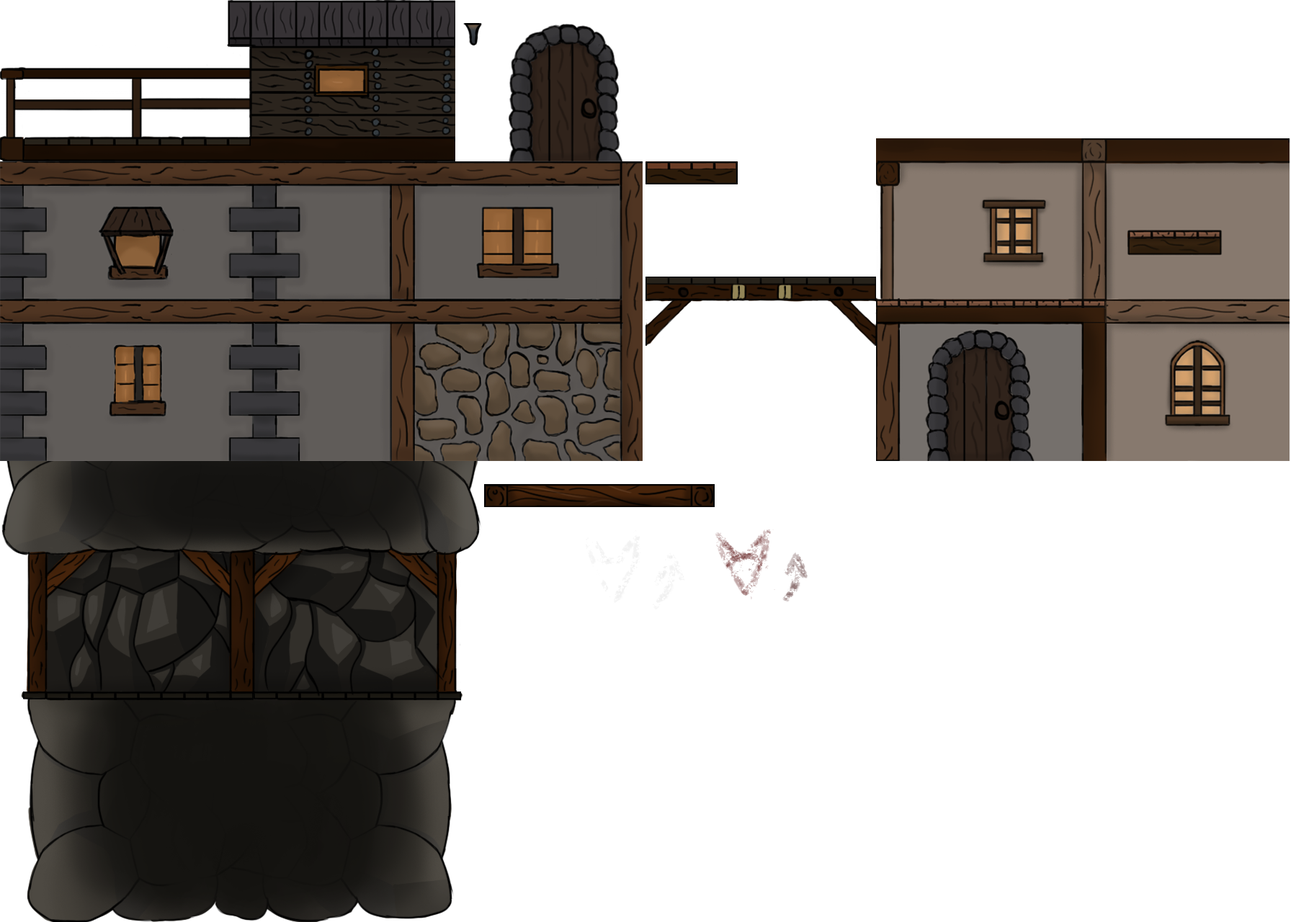
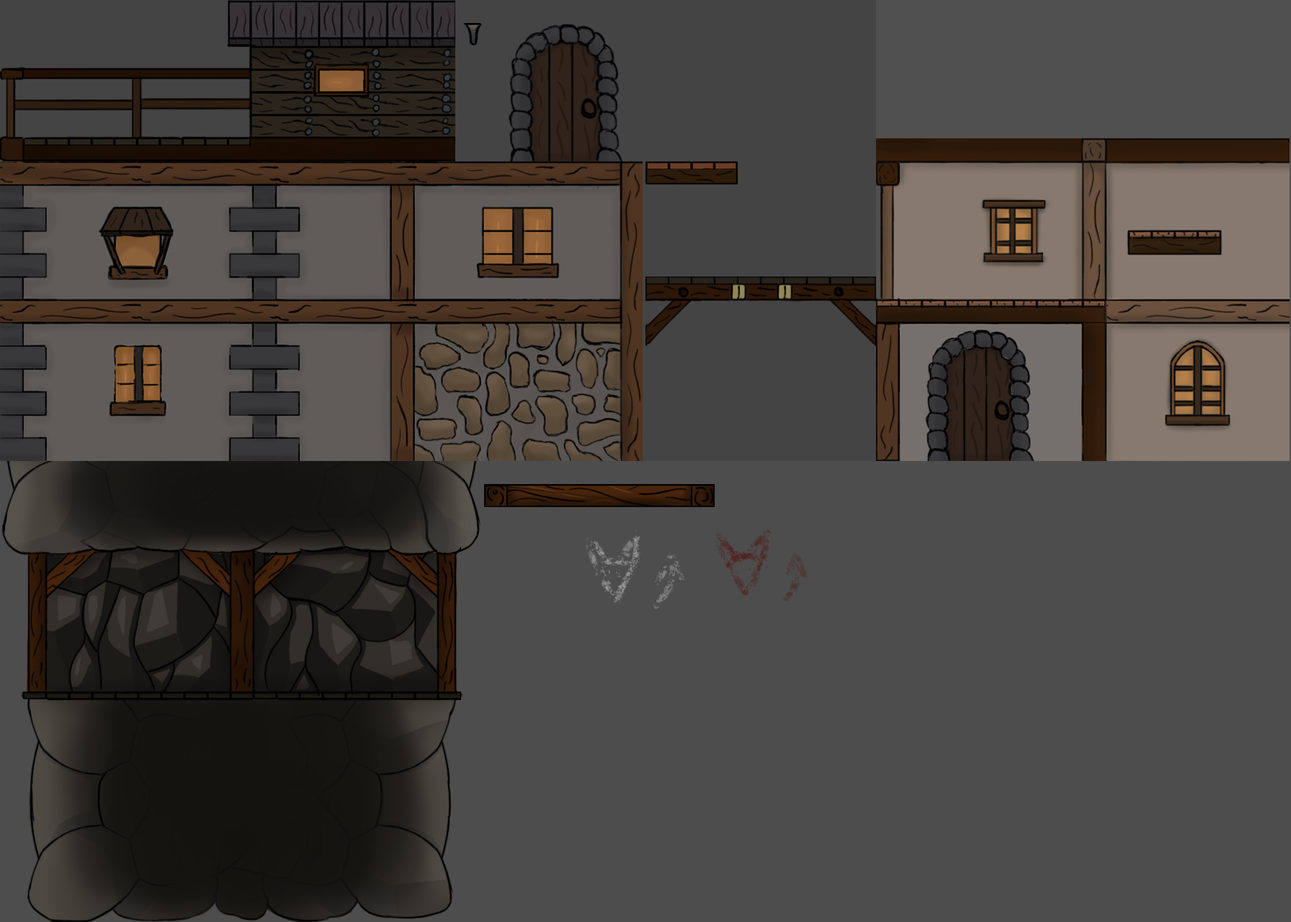
Comparing the layer stacks of the two 1291px x 922px images. Changes:
painted on "Marque1" over [484, 128, 501, 152]
showed "Arrière-plan" over [0, 0, 1291, 922]
